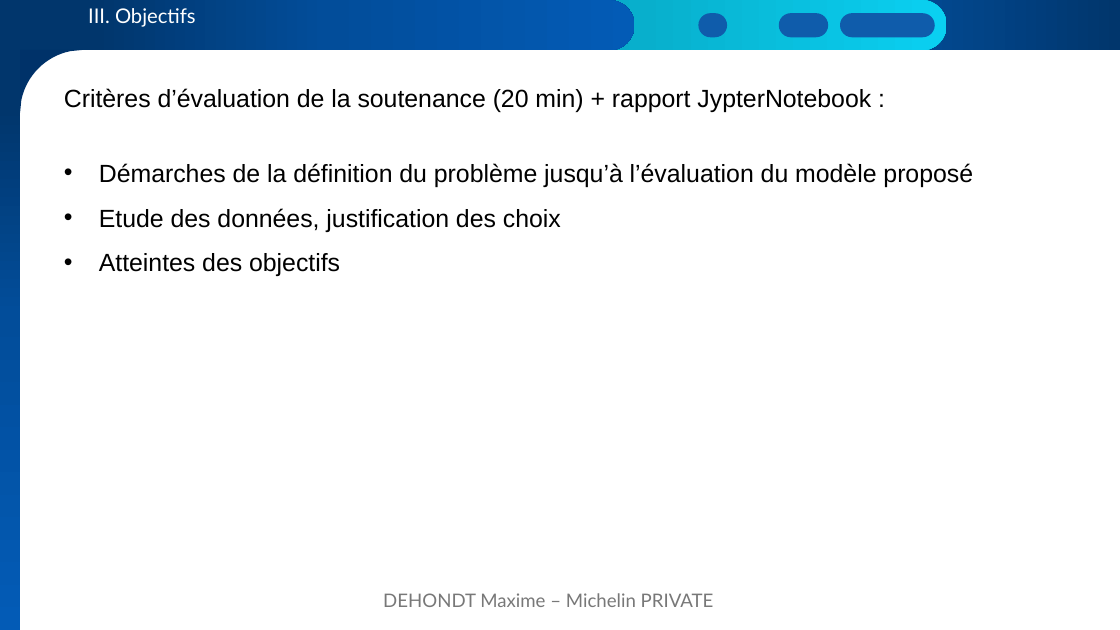
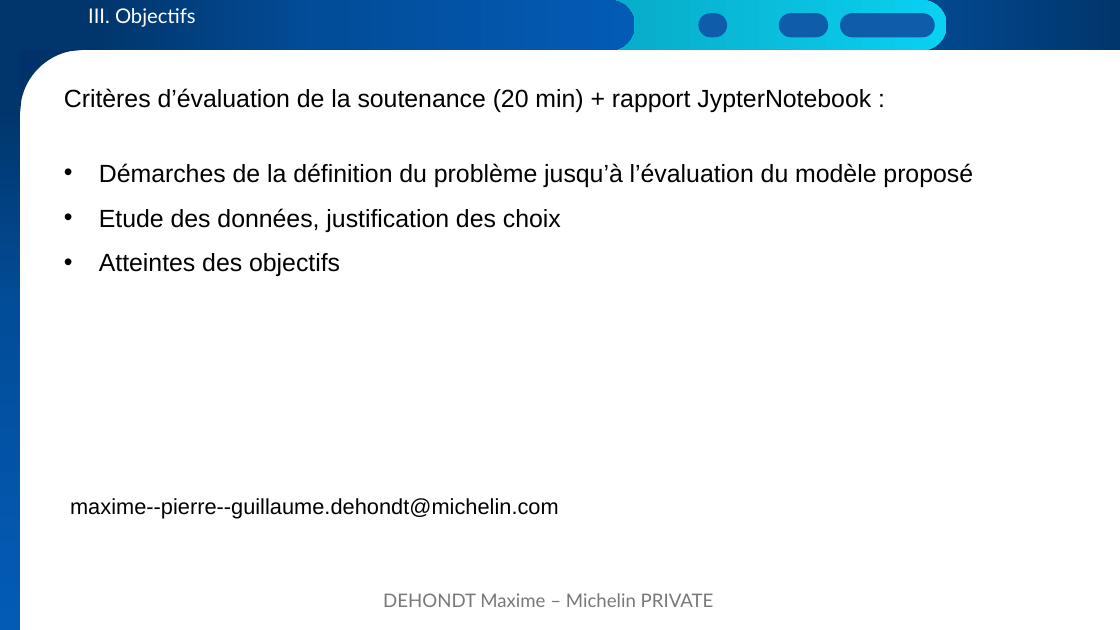
Before and after one commit to MaximeDehondt/projet_polytech_imds, a slide deck: slide 7 of Projet 2026.pptx. Drawn at 1120x630 pixels with LibreOffice and Linux fonts; fonts in the diff are those of the drawing; background and template pictures are left out. Boxes give left, top, right and bottom in pixels: in the first picture for what was removed or moved away, otherwise in the second. Text is boxed around its words. In the diff, an @@ line names an element or a change of style, - is before the commit and + after.

```diff
--- a/Projet 2026.pptx
+++ b/Projet 2026.pptx
@@ text added at [70, 498, 559, 518], 14 pt, text #000000 @@
+maxime--pierre--guillaume.dehondt@michelin.com
```
